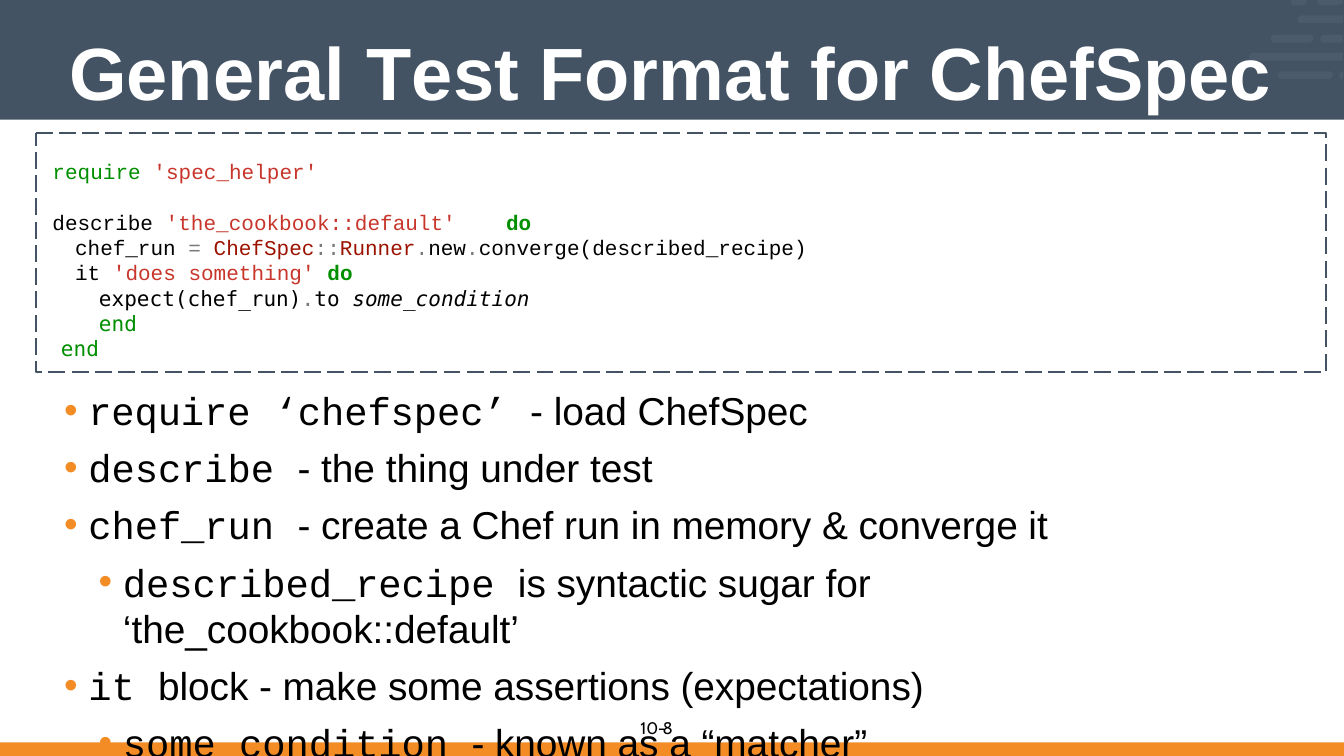
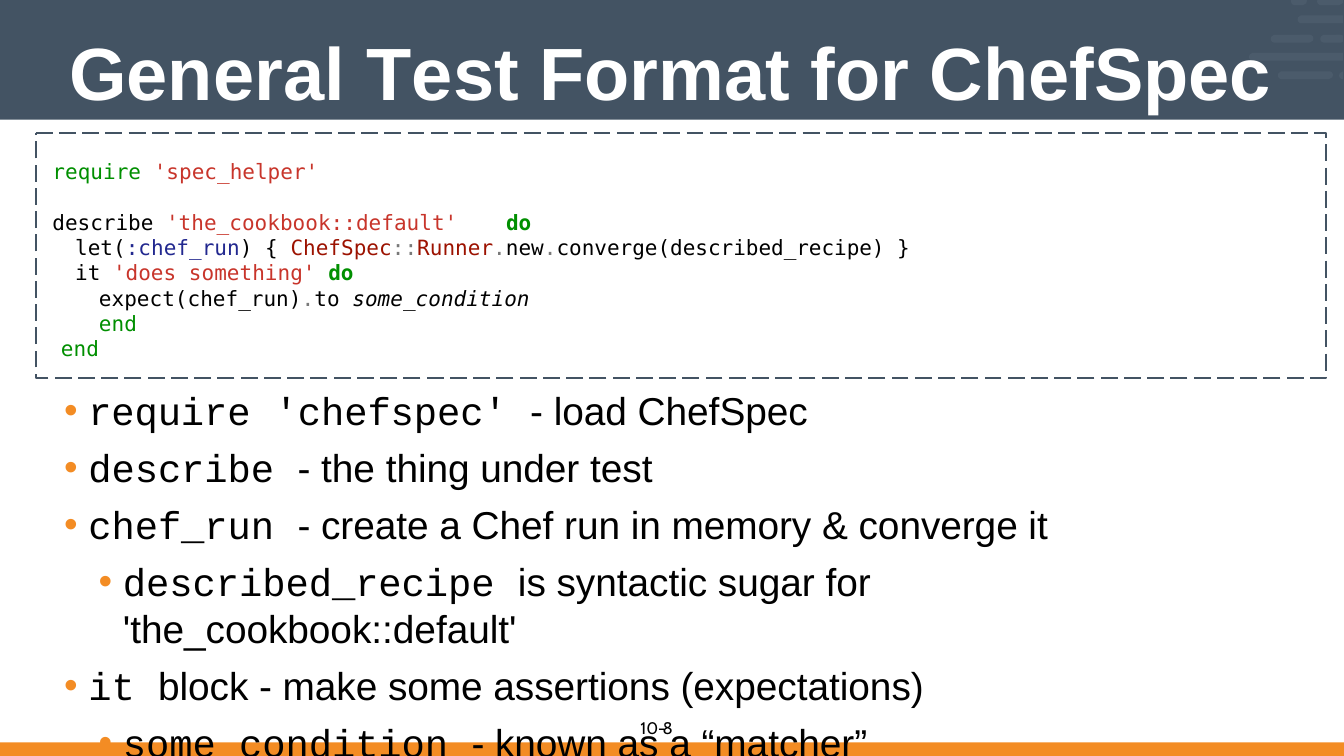
Before and after one commit to vinyar/chef-intermediate, a slide deck: slide 8 of Modules/10-introduction_to_chefspec.pptx. Drawn at 1344x756 pixels with LibreOffice and Linux fonts; fonts in the diff are those of the drawing. Boxes give left, top, right and bottom in pixels: in the first picture for what was removed or moved away, otherwise in the second. Text is boxed around its words. In the diff, an @@ line names an element or a change of style, - is before the commit and + after.

Commit message:
Updated Introduction to ChefSpect (Module 10)
* Updated all the code formatting to ensure it was consistent between slides
* Updated to have a let in the example

```diff
--- a/Modules/10-introduction_to_chefspec.pptx
+++ b/Modules/10-introduction_to_chefspec.pptx
@@ freeform shape "require 'spec_helper'": place and size @@
-freeform shape "require 'spec_helper'" at [36,133,1326,372]
+freeform shape "require 'spec_helper'" at [36,133,1326,378]
@@ text in freeform shape at [52,163,531,235]: font Courier New to DejaVu Sans Mono in "require 'spec_helper'", "describe 'the_cookbook::default' do" @@
@@ text in freeform shape at [75,239,885,285]: text changed; font Courier New to DejaVu Sans Mono @@
-chef_run = ChefSpec::Runner.new.converge(described_recipe) it 'does something' do
+let(:chef_run) { ChefSpec::Runner.new.converge(described_recipe) }
+it 'does something' do
@@ text at [88,397,808,433]: text changed @@
-• require ‘chefspec’ - load ChefSpec
+• require 'chefspec' - load ChefSpec
@@ text at [123,568,871,650]: text changed @@
-  • described_recipe is syntactic sugar for ‘the_cookbook::default’
+  • described_recipe is syntactic sugar for 'the_cookbook::default'
```
Also in this commit, not shown: 8 other slides changed.
